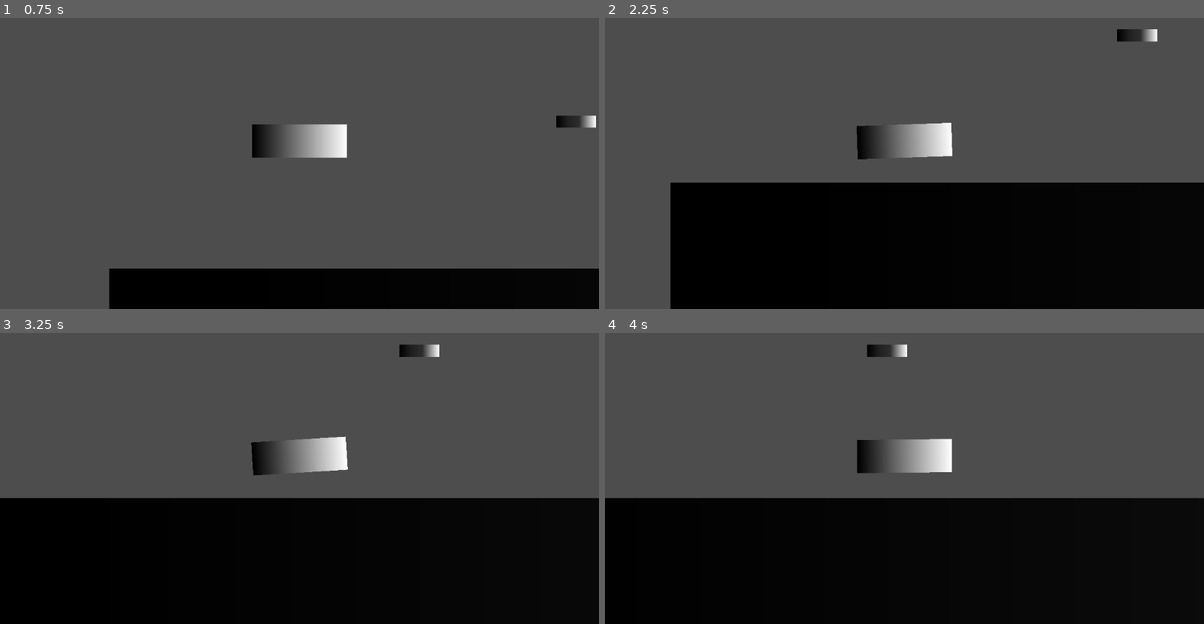
Above: before the commit, frames 1-4 (two rows, left to right).
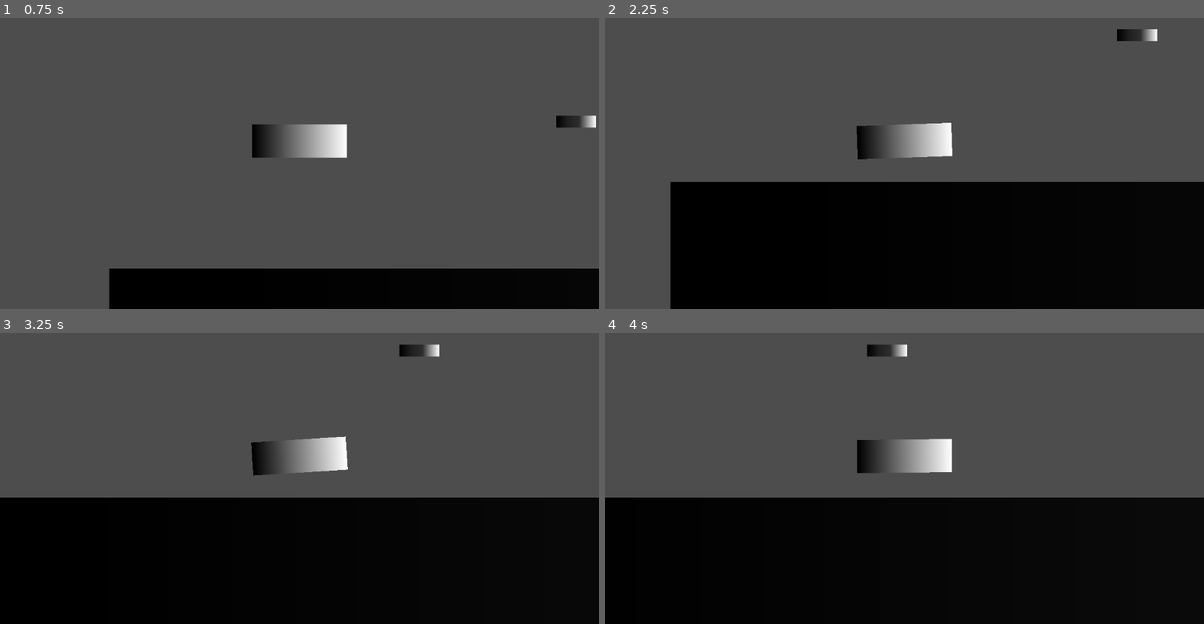
Above: after the commit, the same moments.

Repository: pmarkee/cargaem_demo
Game: Godot game, scene res://main.tscn
The game is run twice, just before and just after one commit, with the same random seed, the same clock (stepped at 60 frames per second) and the same inputs.
Inputs:
- Up to frame 1 (0.75 s): hold Right (ui_right) from 0.53 s (still down)
- Up to frame 2 (2.25 s): tap Space (ui_select) at 0.77, 1.52 s; release Right (ui_right) at 1.28 s; hold Right (ui_right) from 2.03 s (still down)
- Up to frame 3 (3.25 s): keep holding Right (ui_right); tap Space (ui_select) at 3.02 s
- Up to frame 4 (4 s): release Right (ui_right) at 3.53 s; tap Space (ui_select) at 3.77 s

Frame 1 is identical in both runs. In frame 2, 0.2% of the frame differs, in the area x 10-100%, y 7-57%; in frame 3, 0.3%, in the area x 0-100%, y 7-57%; in frame 4, 0.3%.

Commit message:
Different multiray setup
All rays start at the same point and have different angles - this seems even more stable

Diff:
--- a/vehicle.gd
+++ b/vehicle.gd
@@ -5,6 +5,7 @@
 
 
 func _physics_process(delta):
+	print($Body.linear_velocity)
 	if !$Body/GroundContactRayCast.is_colliding():
 		# This ray cast is a stupid way of detecting ground contact but it will do
 		# We should detect ground contact of each wheel: ground distance <= wheel radius + spring max len
--- a/vehicle.tscn
+++ b/vehicle.tscn
@@ -33,31 +33,39 @@
 position = Vector2(-70, 0)
 
 [node name="RearSpring2" parent="Body" instance=ExtResource("2_fqe1h")]
-position = Vector2(-76, 0)
+position = Vector2(-70, 0)
+rotation = 0.0523599
 
 [node name="RearSpring3" parent="Body" instance=ExtResource("2_fqe1h")]
-position = Vector2(-82, 0)
+position = Vector2(-70, 0)
+rotation = 0.10472
 
 [node name="RearSpring4" parent="Body" instance=ExtResource("2_fqe1h")]
-position = Vector2(-64, 0)
+position = Vector2(-70, 0)
+rotation = -0.0523599
 
 [node name="RearSpring5" parent="Body" instance=ExtResource("2_fqe1h")]
-position = Vector2(-58, 0)
+position = Vector2(-70, -4.76837e-07)
+rotation = -0.10472
 
 [node name="FrontSpring" parent="Body" instance=ExtResource("2_fqe1h")]
 position = Vector2(70, 0)
 
 [node name="FrontSpring2" parent="Body" instance=ExtResource("2_fqe1h")]
-position = Vector2(76, 0)
+position = Vector2(70, 0)
+rotation = -0.0523599
 
 [node name="FrontSpring3" parent="Body" instance=ExtResource("2_fqe1h")]
-position = Vector2(82, 0)
+position = Vector2(70, 0)
+rotation = -0.10472
 
 [node name="FrontSpring4" parent="Body" instance=ExtResource("2_fqe1h")]
-position = Vector2(64, 0)
+position = Vector2(70, 0)
+rotation = 0.0523599
 
 [node name="FrontSpring5" parent="Body" instance=ExtResource("2_fqe1h")]
-position = Vector2(58, 0)
+position = Vector2(70, -4.76837e-07)
+rotation = 0.10472
 
 [node name="GroundContactRayCast" type="RayCast2D" parent="Body"]
 target_position = Vector2(0, 100)
